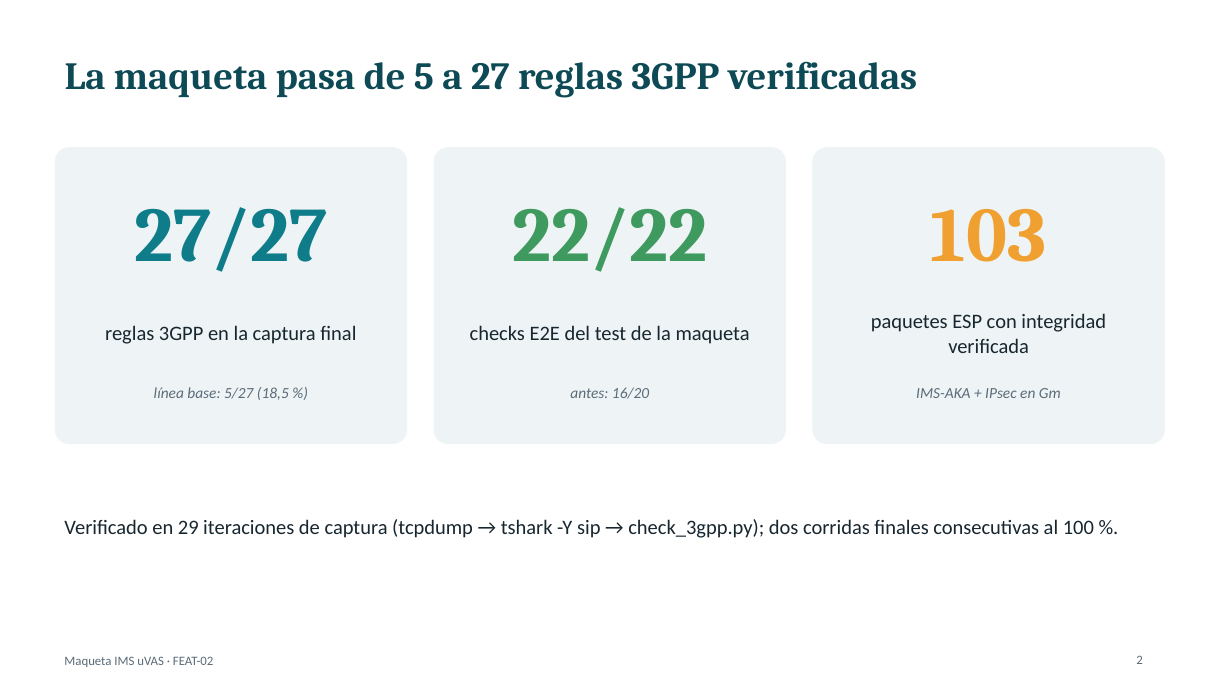
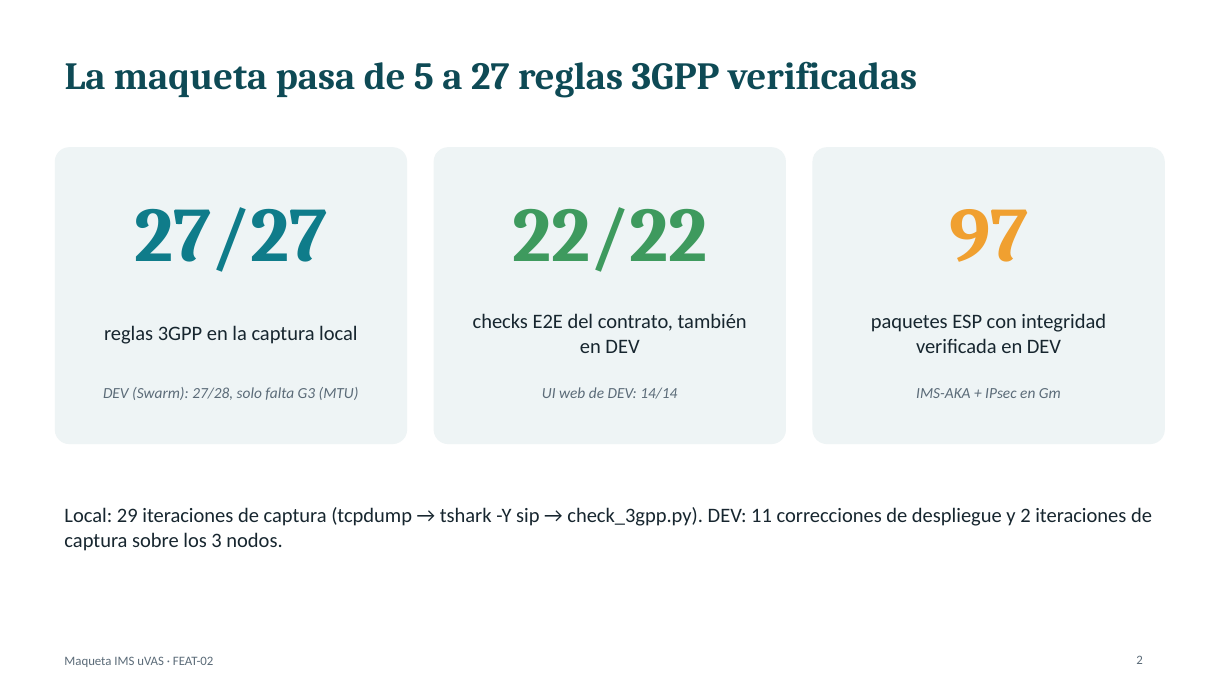
Before and after one commit to jhordyabonia/hacom-ivr, a slide deck: slide 2 of entregables-feat-02/04_presentaciones/FEAT-02_avance_PMV_ruta_DEV.pptx. Drawn at 1232x693 pixels with LibreOffice and Linux fonts; fonts in the diff are those of the drawing. Boxes give left, top, right and bottom in pixels: in the first picture for what was removed or moved away, otherwise in the second. Text is boxed around its words. In the diff, an @@ line names an element or a change of style, - is before the commit and + after.

```diff
--- a/entregables-feat-02/04_presentaciones/FEAT-02_avance_PMV_ruta_DEV.pptx
+++ b/entregables-feat-02/04_presentaciones/FEAT-02_avance_PMV_ruta_DEV.pptx
@@ text at (x1=949, y1=209, x2=1028, y2=262): text changed @@
-103
+97
@@ text at (x1=104, y1=325, x2=357, y2=344): text changed @@
-reglas 3GPP en la captura final
+reglas 3GPP en la captura local
@@ text at (x1=473, y1=313, x2=747, y2=353): text changed @@
-checks E2E del test de la maqueta
+checks E2E del contrato, también en DEV
@@ text at (x1=871, y1=313, x2=1106, y2=353): text changed @@
-paquetes ESP con integridad verificada
+paquetes ESP con integridad verificada en DEV
@@ text at (x1=103, y1=387, x2=359, y2=400): text changed @@
-línea base: 5/27 (18,5 %)
+DEV (Swarm): 27/28, solo falta G3 (MTU)
@@ text at (x1=542, y1=387, x2=677, y2=399): text changed @@
-antes: 16/20
+UI web de DEV: 14/14
@@ text at (x1=64, y1=507, x2=1152, y2=551): text changed @@
-Verificado en 29 iteraciones de captura (tcpdump → tshark -Y sip → check_3gpp.py); dos corridas finales consecutivas al 100 %.
+Local: 29 iteraciones de captura (tcpdump → tshark -Y sip → check_3gpp.py). DEV: 11 correcciones de despliegue y 2 iteraciones de captura sobre los 3 nodos.
```
Also in this commit, not shown: 6 other slides changed, 5 other files.
